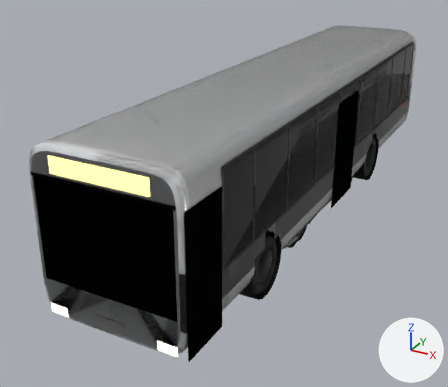
Renders of the glTF model web/assets/vehicles/cars.glb from each side of a commit.
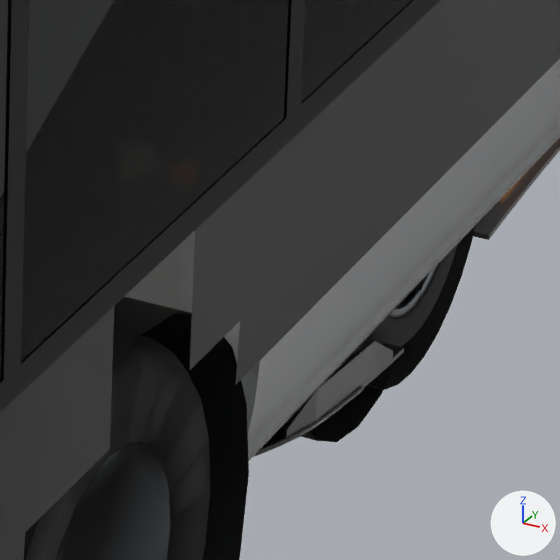
There are two pictures of each version: one whole from a 50 mm camera at (4.9, -11.61, 5.71) aimed at (-0.91, -1.04, 0.43), one close up on the part from 56% to 71% of the width and 51% to 68% of the height. The lights are fixed; the arrows at lower right show +X, +Y and +Z. The last two pictures show the newer version. Objects named as collision shapes, trigger or cutter boxes, shadow casters or lower levels of detail are left out. Where no turn or scale is listed for an object, it has been applied to the vertices. Vertices at exactly the same position are counted once.

Names of what the first close-up shows: 'Bus', 'Bus_LOD1', 'Car_Super', 'Car_Van' and 2 more.
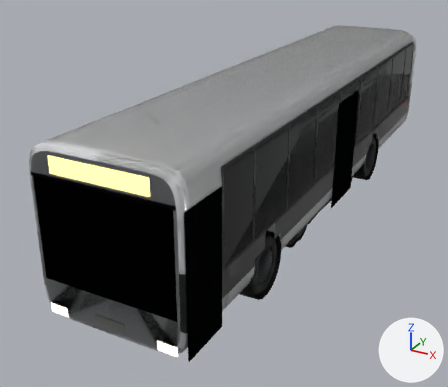
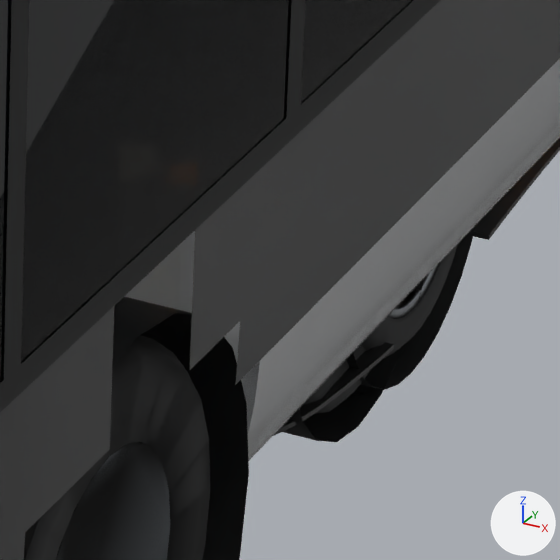
Patch to the scene script:
```diff
--- a/web/assets/vehicles/cars.glb.py
+++ b/web/assets/vehicles/cars.glb.py
@@ mat_carbon_matt @@
+mat_carbon_matt = bpy.data.materials.new('Carbon_Matt')
+# nodes: BsdfPrincipled, Mix, OutputMaterial, VertexColor
+# colours: black #08090a, mixed with the vertex colours
@@ me_car_super_mesh @@
 # used by ob_car_super; location = (0.0, 0.0, 0.0)
-me_car_super_mesh.from_pydata(...)  # 42477 vertices, 79125 faces; spans x -1.03..1.03, y -2.44..2.44, z -0.06..1.3
+me_car_super_mesh.from_pydata(...)  # 42783 vertices, 79851 faces; spans x -1.03..1.03, y -2.4..2.44, z -0.06..1.3
+# me_car_super_mesh part 1: the loose piece of 72 vertices spanning x -1.02..1.02, y -2.43..-1.5, z 0.09..0.1 is scaled about its middle by (0.972, 0.952, 1), then moved by (0.0, 0.02, 0.0), in mat_carbon_matt
+# me_car_super_mesh part 2: 7 loose pieces with 258 vertices, spanning x -1.02..1.02, y -2.44..-1.56, z 0.09..0.5, are deleted
+# me_car_super_mesh part 3: 1415 faces spanning x -1.03..1.03, y -0.88..2.39, z 0.09..1.3 switch from mat_carbon to mat_carbon_matt
+# other edits to the shape of me_car_super_mesh do not show in these pictures
 me_car_super_mesh.materials.append(mat_paint)
```

Changed parts and their boxes (x1, y1, x2, y2) in the close-ups (560 x 560 px; the box of a moved part takes in the faces that stretch with it):
'Car_Super', reshaped: before (253, 138, 560, 457); after (273, 138, 560, 436)
part 1 of me_car_super_mesh, moved or reshaped: before (262, 343, 404, 448); after (273, 342, 394, 436)
part 2 of me_car_super_mesh, deleted: before (253, 340, 393, 457)
part 3 of me_car_super_mesh, recoloured (darker): (473, 138, 560, 240) in both
